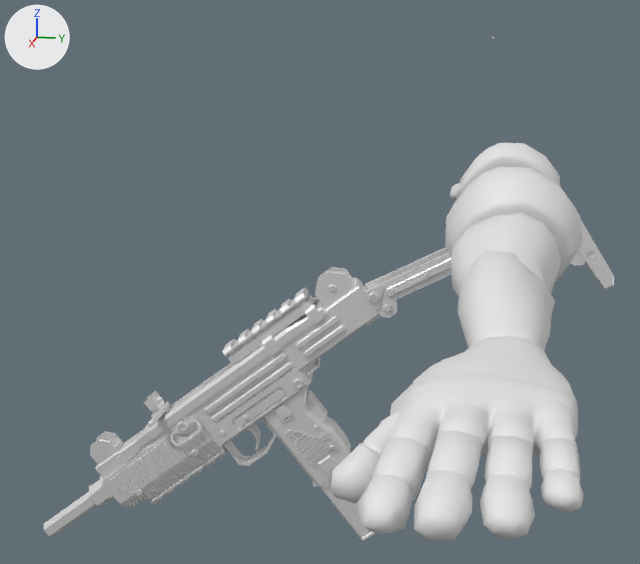
One commit to the Blender file NBender/animazioni/FP/SMG animazioni.blend: the scene before it, then after it.
Rendered twice from a 50 mm camera at (1.357, -0.001, 1.663) aimed at (0.0, -0.273, 1.324). The lights are fixed; the arrows at upper left show +X, +Y and +Z.

In view in the first picture: 'HumanM_BodyMesh', 'SMG_M_Barrel', 'SMG_M_BarrelGuard_Rail', 'SMG_M_Bolt', 'SMG_M_CSx', 'SMG_M_Mag', 'SMG_M_Rail', 'SMG_M_Receiver', 'SMG_M_Stock', 'SMG_M_Trigger'.
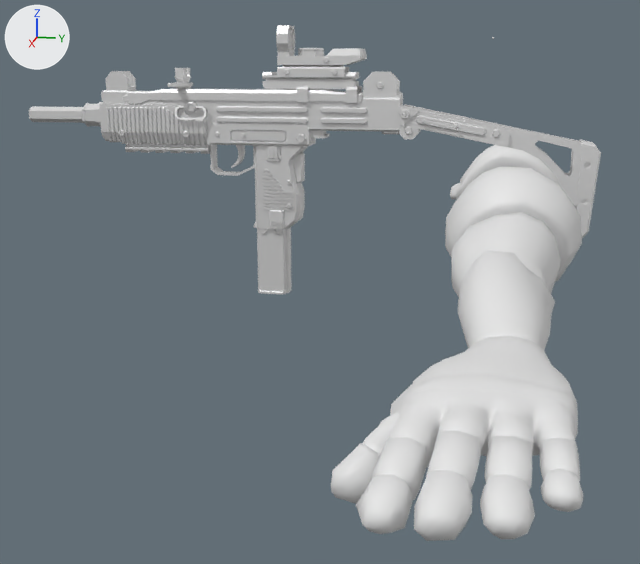
Edits to the bpy script that builds the scene:
```text
Add mat_modern_weapon_pack_vol_002:
    mat_modern_weapon_pack_vol_002 = principled_material('Modern Weapon Pack Vol.002')
    mat_modern_weapon_pack_vol_002.base_color = (0.8, 0.8, 0.8)  # white #e7e7e7
    mat_modern_weapon_pack_vol_002.metallic = 0.5
Add me_立方体_006:
    me_立方体_006.from_pydata(...)  # 32 vertices, 20 faces; spans x -0.022..0.022, y -0.0164..0.0164, z -0.0038..0.0038
    me_立方体_006.materials.append(mat_modern_weapon_pack_vol_002)  # its picture is missing
Add me_立方体_463:
    me_立方体_463.from_pydata(...)  # 288 vertices, 235 faces; spans x -0.025..0.025, y -0.0037..0.0712, z -0.0725..0.0575
    me_立方体_463.materials.append(mat_modern_weapon_pack_vol_002)  # its picture is missing
Change ob_smg_m_receiver:
    ob_smg_m_receiver.location: (0.201, -0.316, 1.176) -> (0.0, -0.374, 1.542)
    ob_smg_m_receiver.rotation_euler: (2.22, -0.014, 0.13) -> (1.571, 0.0, 0.0)  # degrees (127, -0.8, 7.4) -> degrees (90, 0, 0)
Change ob_smg_m_rail:
    ob_smg_m_rail.location: (0.197, -0.297, 1.304) -> (0.0, -0.281, 1.632)
    ob_smg_m_rail.rotation_euler: (2.22, -0.014, 0.13) -> (1.571, 0.0, 0.0)  # degrees (127, -0.8, 7.4) -> degrees (90, 0, 0)
Change ob_smg_m_barrelguard_rail:
    ob_smg_m_barrelguard_rail.location: (0.217, -0.428, 1.089) -> (0.0, -0.516, 1.54)
    ob_smg_m_barrelguard_rail.rotation_euler: (2.22, -0.014, 0.13) -> (1.571, 0.0, 0.0)  # degrees (127, -0.8, 7.4) -> degrees (90, 0, 0)
Change ob_smg_m_bolt:
    ob_smg_m_bolt.location: (0.219, -0.457, 1.168) -> (0.0, -0.492, 1.622)
    ob_smg_m_bolt.rotation_euler: (2.22, -0.014, 0.13) -> (1.571, 0.0, 0.0)  # degrees (127, -0.8, 7.4) -> degrees (90, 0, 0)
Change ob_smg_m_mag:
    ob_smg_m_mag.location: (0.188, -0.206, 1.072) -> (0.0, -0.349, 1.392)
    ob_smg_m_mag.rotation_euler: (2.22, -0.014, 0.13) -> (1.571, 0.0, 0.0)  # degrees (127, -0.8, 7.4) -> degrees (90, 0, 0)
Change ob_smg_m_stock:
    ob_smg_m_stock.location: (0.178, -0.159, 1.356) -> (0.0, -0.138, 1.589)
    ob_smg_m_stock.rotation_euler: (2.22, -0.014, 0.13) -> (1.571, 0.0, 0.0)  # degrees (127, -0.8, 7.4) -> degrees (90, 0, 0)
Change ob_smg_m_barrel:
    ob_smg_m_barrel.location: (0.218, -0.444, 1.131) -> (0.0, -0.503, 1.584)
    ob_smg_m_barrel.rotation_euler: (2.22, -0.014, 0.13) -> (1.571, 0.0, 0.0)  # degrees (127, -0.8, 7.4) -> degrees (90, 0, 0)
Change ob_smg_m_trigger:
    ob_smg_m_trigger.location: (0.204, -0.339, 1.161) -> (0.0, -0.401, 1.544)
    ob_smg_m_trigger.rotation_euler: (2.22, -0.014, 0.13) -> (1.571, 0.0, 0.0)  # degrees (127, -0.8, 7.4) -> degrees (90, 0, 0)
Change ob_smg_m_csx:
    ob_smg_m_csx.location: (0.201, -0.316, 1.176) -> (0.0, -0.374, 1.542)
    ob_smg_m_csx.rotation_euler: (2.22, -0.014, 0.13) -> (1.571, 0.0, 0.0)  # degrees (127, -0.8, 7.4) -> degrees (90, 0, 0)
Add ob_optic_b_lens:
    ob_optic_b_lens = bpy.data.objects.new('Optic_B_Lens', me_立方体_006)
    ob_optic_b_lens.parent = ob_optic_b
    ob_optic_b_lens.location = (0.0, 0.0518, 0.0488)
Add ob_optic_b:
    ob_optic_b = bpy.data.objects.new('Optic_B', me_立方体_463)
    ob_optic_b.location = (0.0, -0.277, 1.648)
    ob_optic_b.rotation_euler = (1.571, 0.0, 0.0)  # degrees (90, 0, 0)
```

Where the change shows, as pixel boxes [x1, y1, x2, y2] in the pictures (640 x 564 px):
'SMG_M_Receiver', moved, turned: before [90, 267, 381, 508]; after [100, 71, 403, 229]
'SMG_M_Stock', moved, turned: before [364, 220, 614, 318]; after [399, 104, 601, 238]
'SMG_M_Rail', moved, turned: before [222, 287, 325, 364]; after [262, 72, 362, 104]
'SMG_M_Mag', moved, turned: before [319, 478, 375, 541]; after [257, 227, 292, 295]
'Optic_B', added: after [276, 25, 367, 77]
'SMG_M_Barrel', moved, turned: before [44, 476, 114, 536]; after [29, 102, 103, 127]
'SMG_M_BarrelGuard_Rail', moved, turned: before [149, 445, 228, 504]; after [125, 143, 210, 154]
'SMG_M_Bolt', moved, turned: before [144, 384, 207, 427]; after [168, 68, 193, 89]
'SMG_M_CSx', moved, turned: before [170, 418, 202, 446]; after [175, 106, 207, 120]
'SMG_M_Trigger', moved, turned: before [247, 424, 261, 450]; after [231, 145, 245, 168]
'Optic_B_Lens', added: after [288, 28, 292, 50]
